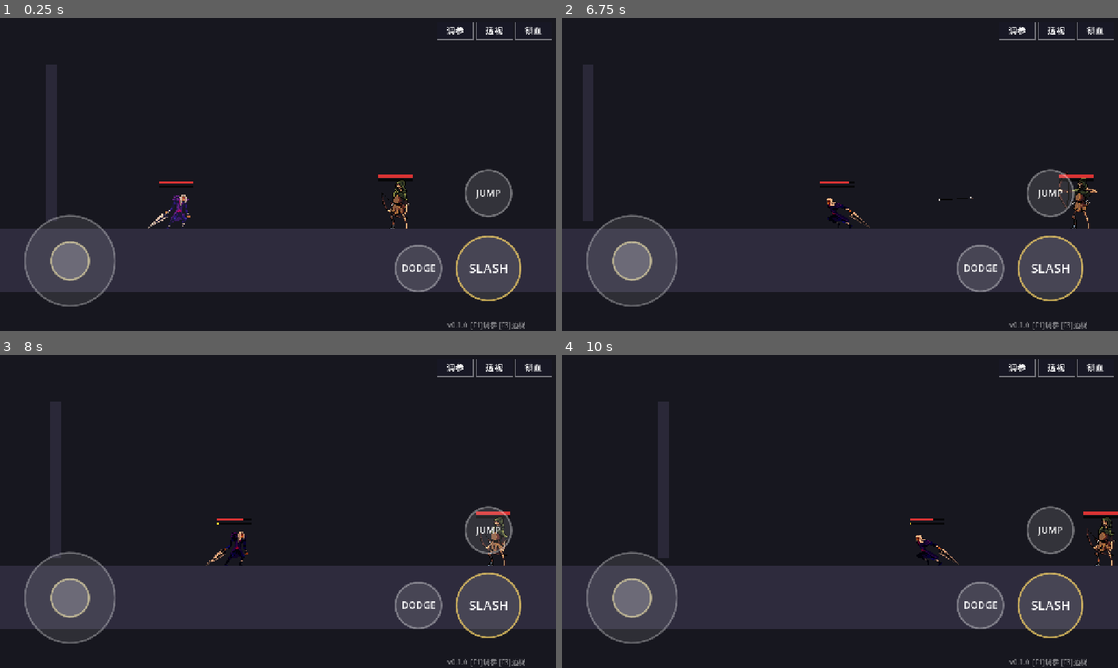
Above: before the commit, frames 1-4 (two rows, left to right).
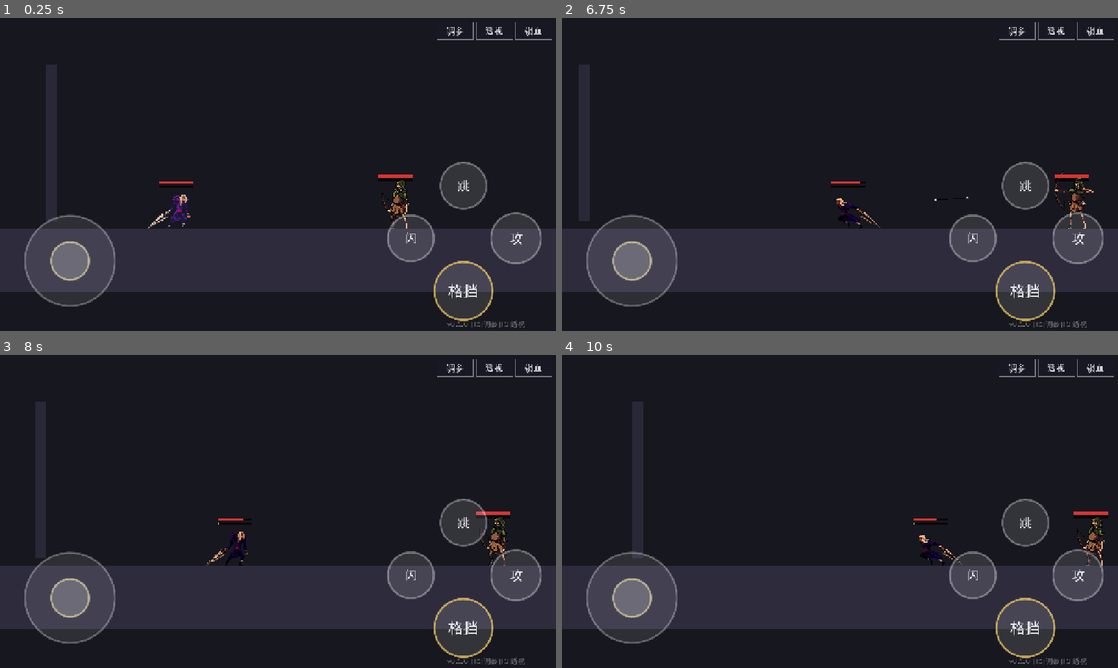
Above: after the commit, the same moments.

Repository: CyberpunkPsychosis/ai-game-engine
Game: Godot game, scene res://scenes/main.tscn
Two runs of this game, one before a commit and one after it. Both use one fixed random seed, a clock stepped at 60 frames per second and the inputs below.
Inputs (mouse positions are in pixels of both pictures, inside the frame that each line leads up to):
- Up to frame 1 (0.25 s): no input
- Up to frame 2 (6.75 s): tap Enter at 0.5 s; drag from (840, 174) to (739, 208) at 0.52 s; drag from (728, 190) to (878, 208) at 1.27 s; move the mouse to (895, 105) at 2.02 s; hold A (move_left) 2.03-2.75 s; tap L (special) at 2.1, 5.1 s; tap Space (jump) at 2.3, 3.77, 4.07, 5.3 s; drag from (812, 237) to (673, 127) at 2.77 s; move the mouse to (1006, 221) at 3.52 s; hold D (move_right) 3.53-4.25 s; tap J (attack) at 3.6 s; tap K (dash, bound only before the commit) at 3.8, 6.6 s; drag from (673, 127) to (1001, 202) at 4.27 s; move the mouse to (867, 174) at 5.02 s; hold D (move_right) 5.03-5.75 s; click (867, 174) at 5.17 s; drag from (756, 96) to (934, 158) at 5.77 s; move the mouse to (962, 158) at 6.52 s; hold A (move_left) from 6.53 s (still down)
- Up to frame 3 (8 s): tap Space (jump) at 6.77, 7.07 s; release A (move_left) at 7.25 s; drag from (166, 527) to (294, 549) at 7.27 s
- Up to frame 4 (10 s): move the mouse to (895, 442) at 8.02 s; hold D (move_right) 8.03-8.75 s; tap Space (jump) at 8.1, 9.77 s; drag from (812, 574) to (673, 464) at 8.77 s; move the mouse to (1006, 558) at 9.52 s; hold A (move_left) from 9.53 s (still down); tap K (dash, bound only before the commit) at 9.6 s; click (1006, 558) at 9.67 s

The runs differ from the first frame. In frame 1, 6.6% of the frame differs, in the area x 69-98%, y 2-100%; in frame 2, 7.7%; in frame 3, 8.5%; in frame 4, 9.2%, in the area x 12-100%, y 2-100%.

Commit message:
修中文乱码+拆攻防+加格挡:①打包中文子集字体(wqy子集224KB)设为默认主题字体,网页菜单不再方块;②桌面闪避加Shift;③攻击键(J/攻)和格挡键(K/格挡)拆开,手机虚拟键回到跳/闪/攻/格挡四键;④格挡=按住剑挡身前少量掉血,那一下点准=完美弹反(危攻击不可挡只能闪)

Diff:
--- a/project.godot
+++ b/project.godot
@@ -31,6 +31,10 @@
 window/stretch/mode="canvas_items"
 window/stretch/aspect="keep"
 
+[gui]
+
+theme/custom_font="res://fonts/ui.ttf"
+
 [input]
 
 move_left={
@@ -63,10 +67,9 @@
 ]
 }
 
-dash={
+block={
 "deadzone": 0.5,
 "events": [Object(InputEventKey,"resource_local_to_scene":false,"resource_name":"","device":-1,"window_id":0,"alt_press …(190 unchanged characters)…
-, Object(InputEventKey,"resource_local_to_scene":false,"resource_name":"","device":-1,"window_id":0,"alt_pressed":false,"shift_pressed":false,"ctrl_pressed":false,"meta_pressed":false,"pressed":false,"keycode":0,"physical_keycode":4194325,"key_label":0,"unicode":0,"location":0,"echo":false,"script":null)
 , Object(InputEventJoypadButton,"resource_local_to_scene":false,"resource_name":"","device":-1,"button_index":2,"pressure":0.0,"pressed":false,"script":null)
 ]
 }
@@ -74,6 +77,7 @@
 special={
 "deadzone": 0.5,
 "events": [Object(InputEventKey,"resource_local_to_scene":false,"resource_name":"","device":-1,"window_id":0,"alt_press …(190 unchanged characters)…
+, Object(InputEventKey,"resource_local_to_scene":false,"resource_name":"","device":-1,"window_id":0,"alt_pressed":false,"shift_pressed":false,"ctrl_pressed":false,"meta_pressed":false,"pressed":false,"keycode":0,"physical_keycode":4194325,"key_label":0,"unicode":0,"location":0,"echo":false,"script":null)
 , Object(InputEventJoypadButton,"resource_local_to_scene":false,"resource_name":"","device":-1,"button_index":3,"pressure":0.0,"pressed":false,"script":null)
 ]
 }
--- a/scripts/actor_2d.gd
+++ b/scripts/actor_2d.gd
@@ -47,6 +47,10 @@
 @export var parry_window := 0.18       ## 按下弹反后多少秒内算「完美弹反」
 @export var parry_posture_to_attacker := 34.0  ## 完美弹反给对方加的架势
 @export var parry_flinch := 0.35       ## 被弹反者的硬直时长（打断出招+击退）
+@export_group("战斗 · 格挡")
+@export var can_block := false         ## 是否能格挡（按住）
+@export var block_chip := 0.3          ## 格挡时仍承受的伤害比例（少量掉血）
+@export var block_posture_mult := 0.7  ## 格挡时自己涨的架势比例（挡多了也会破防）
 @export_group("战斗 · 闪避")
 @export var can_dodge := false         ## 是否能闪避
 @export var dodge_speed := 460.0
@@ -87,6 +91,7 @@
 var facing := 1
 var attacking := false
 var dodging := false
+var guarding := false                 ## 正按住格挡（持刀挡在身前）
 var invulnerable := false             ## 无敌帧（闪避中开启）
 var guard_broken := false
 var hp := 100.0
@@ -334,15 +339,15 @@
 		_buffer = jump_buffer
 	else:
 		_buffer -= delta
-	if _buffer > 0.0 and _coyote > 0.0 and not attacking and not dodging:
+	if _buffer > 0.0 and _coyote > 0.0 and not attacking and not dodging and not guarding:
 		velocity.y = jump_velocity
 		_buffer = 0.0
 		_coyote = 0.0
 	if want_jump_release and velocity.y < 0.0:
 		velocity.y *= jump_cut
 
-	# 攻击（闪避中不可）
-	if want_attack and not attacking and not dodging:
+	# 攻击（闪避/格挡中不可）
+	if want_attack and not attacking and not dodging and not guarding:
 		_begin_attack(anim_attack)
 
 	# 水平移动
@@ -353,6 +358,10 @@
 			_end_dodge()
 	elif attacking and is_on_floor():
 		velocity.x = move_toward(velocity.x, 0.0, friction * delta)  # 地面攻击定身
+	elif guarding and is_on_floor():
+		if move_dir != 0.0:
+			facing = 1 if move_dir > 0.0 else -1   # 格挡时可转身不挪步
+		velocity.x = move_toward(velocity.x, 0.0, friction * delta)
 	elif move_dir != 0.0:
 		velocity.x = move_toward(velocity.x, move_dir * speed, accel * delta)
 		facing = 1 if move_dir > 0.0 else -1
@@ -428,6 +437,21 @@
 		parried.emit(attacker)
 		return true
 
+	# 格挡（按住挡在身前，但没踩中弹反窗口）：少量掉血 + 涨架势，不完美弹开。
+	# 只挡得住正面来的；背后照样吃满。
+	if can_block and guarding and is_on_floor():
+		var from_front := true
+		if attacker is Node2D:
+			var adir := signf((attacker as Node2D).global_position.x - global_position.x)
+			from_front = (adir == 0.0) or (adir == float(facing))
+		if from_front:
+			_take_hp(hitbox.damage * block_chip)
+			_add_posture(hitbox.posture_damage * block_posture_mult)
+			if attacker is Node2D:
+				velocity.x = signf(global_position.x - (attacker as Node2D).global_position.x) * 90.0
+			_block_feedback(contact)
+			return true
+
 	# 中招
 	_take_hp(hitbox.damage)
 	_add_posture(hitbox.posture_damage * 0.5)
@@ -528,6 +552,13 @@
 	Juice.clash()                                   # 极短定格 → 慢动作，看清两刀相交
 	Juice.shake(9.0)
 
+func _block_feedback(at: Vector2) -> void:
+	FX.nova(at, 0.45)                               # 小一圈火花（比弹反弱）
+	FX.flash(sprite, 0.12, Color(0.7, 0.85, 1.0))   # 蓝白=挡住了
+	FX.sfx("hit")
+	Juice.hitstop(0.04)
+	Juice.shake(4.0)
+
 func _hit_feedback(_hitbox: Hitbox, _at: Vector2, col: Color) -> void:
 	FX.flash(sprite, 0.12, col)
 	FX.sfx("hit")
@@ -547,6 +578,15 @@
 	if _parry_pose_t > 0.0:
 		return  # 保持弹反持刀姿势
 	if attacking:
+		return
+	if guarding and is_on_floor():
+		# 持刀挡在身前：定住出刀帧
+		var sf := sprite.sprite_frames
+		if sf and sf.has_animation(anim_attack):
+			if sprite.animation != anim_attack:
+				sprite.play(anim_attack)
+			sprite.pause()
+			sprite.frame = mini(attack_active_from, sf.get_frame_count(anim_attack) - 1)
 		return
 	if dodging:
 		_play(anim_dodge, anim_run)
--- a/scripts/player.gd
+++ b/scripts/player.gd
@@ -26,9 +26,10 @@
 			"death":  {"tex": DEATH,  "fps": 10.0, "loop": false},
 		}, CELL)
 	anim_fall = "jump"     # 没有独立下落帧，下落复用 jump
-	can_parry = true       # 主角能弹反（点 K/Shift）
-	can_dodge = true       # 主角能闪避（点 L）—— 暂代格挡
-	parry_window = 0.10    # 弹反窗口很紧(~6帧)：要算准箭尖到身前那一刻挥刀
+	can_parry = true       # 主角能弹反（点 K 那一下踩窗口）
+	can_block = true       # 主角能格挡（按住 K，剑挡身前，少量掉血）
+	can_dodge = true       # 主角能闪避（L / Shift）
+	parry_window = 0.10    # 弹反窗口很紧(~6帧)：要算准箭尖到身前那一刻
 	# 主角是长突刺，攻击框要够长够远（之前太短砍空）
 	attack_reach = 46.0
 	attack_size = Vector2(64, 40)
@@ -48,5 +49,6 @@
 	want_jump = Input.is_action_just_pressed("jump")
 	want_jump_release = Input.is_action_just_released("jump")
 	want_attack = Input.is_action_just_pressed("attack")
-	want_parry = Input.is_action_just_pressed("dash")     # K / Shift = 弹反（点）
-	want_dodge = Input.is_action_just_pressed("special")  # L = 闪避（无敌帧）
+	want_parry = Input.is_action_just_pressed("block")    # 点格挡键那一下 = 完美弹反
+	guarding = Input.is_action_pressed("block") and not attacking and not dodging  # 按住 = 格挡
+	want_dodge = Input.is_action_just_pressed("special")  # L / Shift = 闪避（无敌帧）
--- a/scripts/test_room.gd
+++ b/scripts/test_room.gd
@@ -277,9 +277,9 @@
 			# 有箭飞来 → 站定接箭尖弹反
 			_demo_set("move_left", false)
 			_demo_set("move_right", false)
-			_demo_set("dash", true)        # 提前弹(箭快了)，接箭尖
+			_demo_set("block", true)        # 提前弹(箭快了)，接箭尖
 			return
-		_demo_set("dash", false)
+		_demo_set("block", false)
 		# 没箭来 → 逼近弓手逼它后跃；但停在身位外(怪与怪不互相碰撞，贴太近会穿过去)
 		var dx := enemy.global_position.x - player.global_position.x
 		var approach := absf(dx) > 72.0
@@ -331,7 +331,7 @@
 	_demo_set("move_left", go_left)
 	_demo_set("move_right", go_right)
 	_demo_set("attack", do_attack)
-	_demo_set("dash", do_parry)      # K = 弹反
+	_demo_set("block", do_parry)      # K = 弹反
 	_demo_set("special", do_dodge)   # L = 闪避
 
 func _process(delta: float) -> void:
--- a/scripts/touch_controls.gd
+++ b/scripts/touch_controls.gd
@@ -6,12 +6,13 @@
 ##
 ## 用法：放进一个 CanvasLayer，set_anchors_preset(PRESET_FULL_RECT)。
 
-# 右手三键。SLASH 一个键同时按 attack+dash —— 挥刀即拼刀：挥得正好就把箭/招架开，
-# 不用再分"攻击"和"弹反"两个键。off 单位=_ui，r=半径倍数，hot=招牌高亮。
+# 右手四键(菱形)：跳/闪/攻/格挡。格挡=按住挡身前(少量掉血)，那一下点准=完美弹反。
+# off 单位=_ui，r=半径倍数，hot=招牌高亮。
 const BTNS := [
-	{"off": Vector2(0.35, -1.05), "r": 0.46, "lab": "JUMP",  "acts": ["jump"]},
-	{"off": Vector2(-1.05, 0.45), "r": 0.46, "lab": "DODGE", "acts": ["special"]},
-	{"off": Vector2(0.35, 0.45),  "r": 0.64, "lab": "SLASH", "acts": ["attack", "dash"], "hot": true},
+	{"off": Vector2(0.0, -1.05),  "r": 0.46, "lab": "跳",   "acts": ["jump"]},
+	{"off": Vector2(-1.05, 0.0),  "r": 0.46, "lab": "闪",   "acts": ["special"]},
+	{"off": Vector2(1.05, 0.0),   "r": 0.5,  "lab": "攻",   "acts": ["attack"]},
+	{"off": Vector2(0.0, 1.05),   "r": 0.58, "lab": "格挡", "acts": ["block"], "hot": true},
 ]
 
 var _font: Font
@@ -49,7 +50,7 @@
 	return _ui() * 0.9
 
 func _btn_center() -> Vector2:
-	return Vector2(size.x - _ui() * 1.7, size.y - _ui() * 1.7)
+	return Vector2(size.x - _ui() * 1.85, size.y - _ui() * 1.85)
 
 func _btn_pos(i: int) -> Vector2:
 	return _btn_center() + (BTNS[i]["off"] as Vector2) * _ui()
@@ -219,7 +220,7 @@
 		draw_arc(p, br, 0, TAU, 40, ring, 3.0, true)
 		if _font:
 			var lab: String = BTNS[i]["lab"]
-			var fs := int(br * 0.42)
+			var fs := int(br * 0.52)
 			var tw := _font.get_string_size(lab, HORIZONTAL_ALIGNMENT_LEFT, -1, fs)
 			draw_string(_font, p - Vector2(tw.x * 0.5, -fs * 0.34), lab,
 				HORIZONTAL_ALIGNMENT_LEFT, -1, fs, Color(1, 1, 1, 0.92))
Binary file added: fonts/ui.ttf
Not shown, added: fonts/ui.ttf.import
Not shown, added: tools/build_font.py
